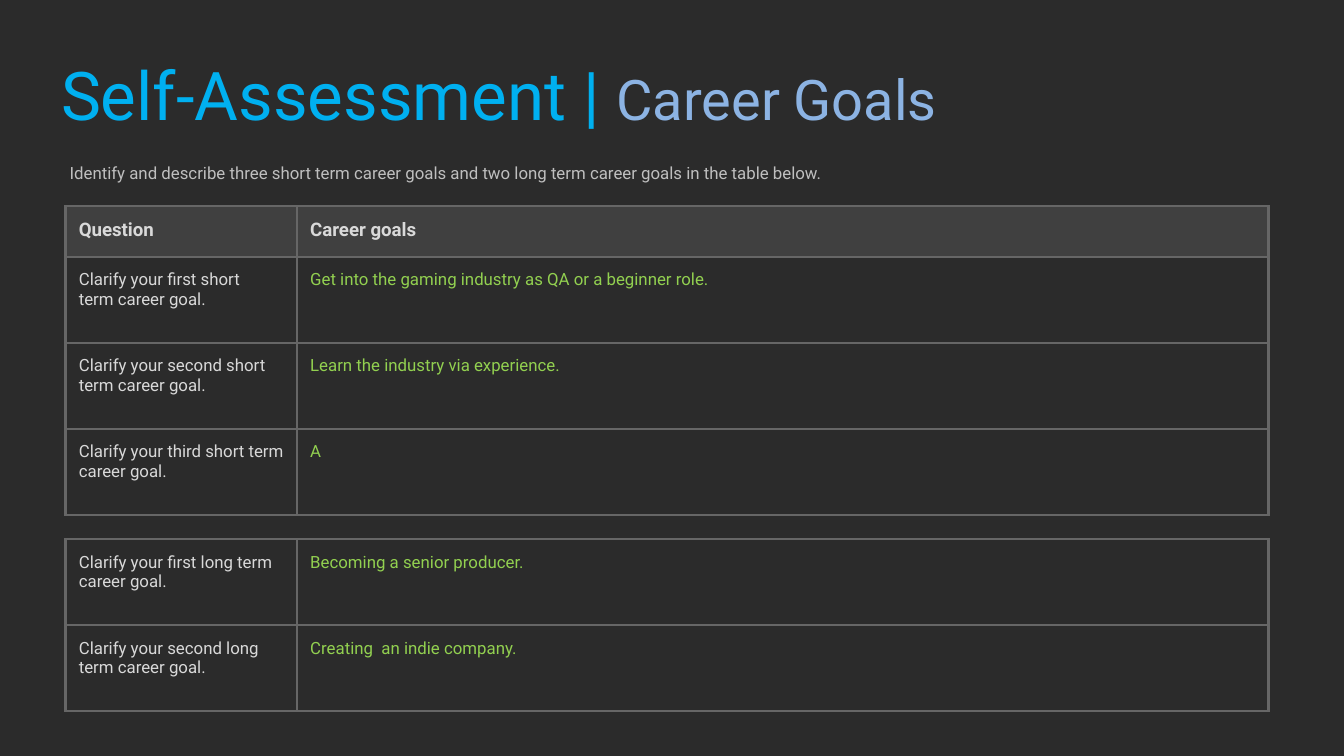
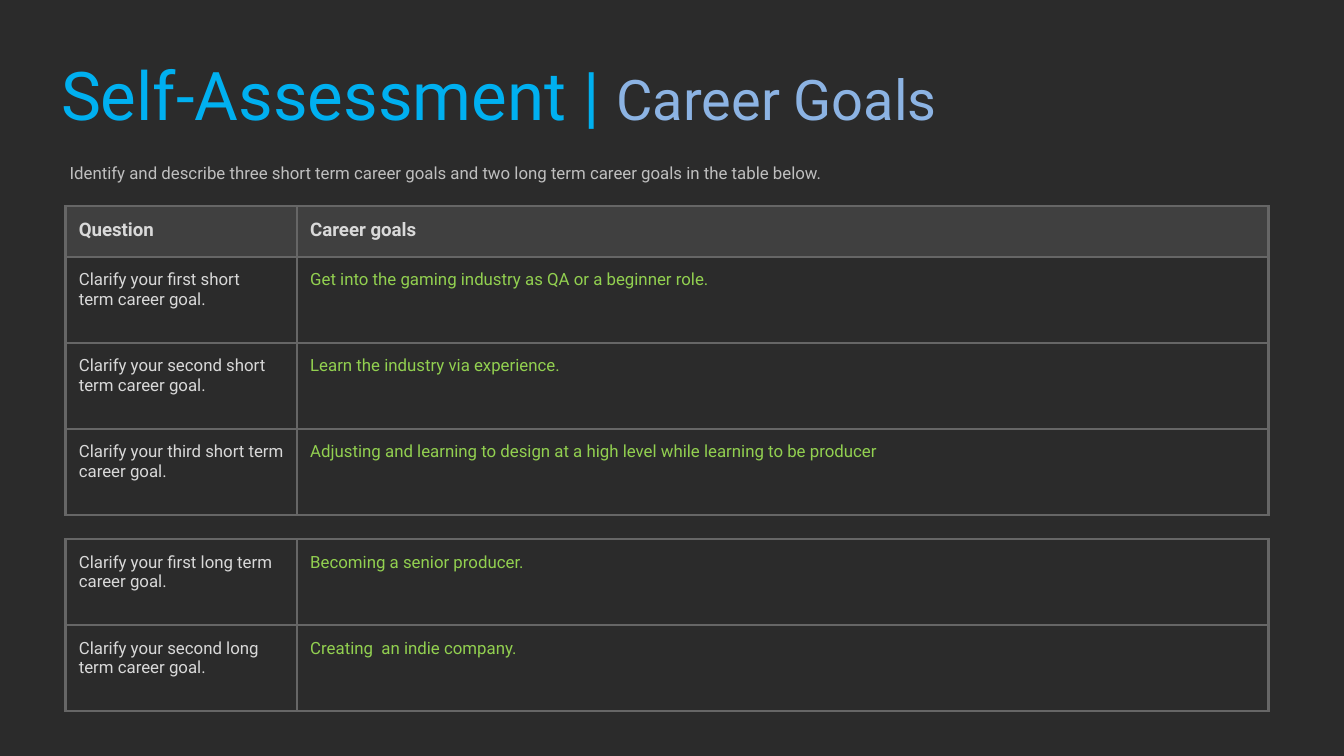
Before and after one commit to ImxSCARED/Current_Work, a slide deck: slide 5 of ProfessionalPracticeDevelopment_BrianMcNamee/ProfessionalPracticeDevelopment_BrianMcNamee.pptx. Drawn at 1344x756 pixels with LibreOffice and Linux fonts; fonts in the diff are those of the drawing; background and template pictures are left out; a plain dark background stands for a picture behind light text. Boxes give left, top, right and bottom in pixels: in the first picture for what was removed or moved away, otherwise in the second. Text is boxed around its words. In the diff, an @@ line names an element or a change of style, - is before the commit and + after.

```diff
--- a/ProfessionalPracticeDevelopment_BrianMcNamee/ProfessionalPracticeDevelopment_BrianMcNamee.pptx
+++ b/ProfessionalPracticeDevelopment_BrianMcNamee/ProfessionalPracticeDevelopment_BrianMcNamee.pptx
@@ table at bbox=[66, 206, 1269, 519] @@
-row 4, column 2: A
+row 4, column 2: Adjusting and learning to design at a high level while learning to be producer
```
Also in this commit, not shown: 10 other files.
